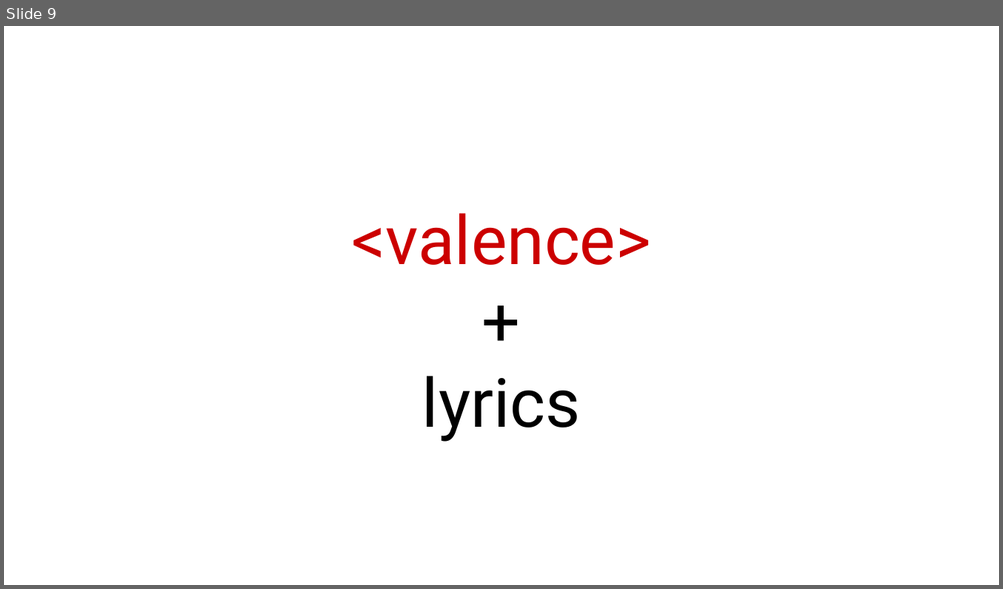
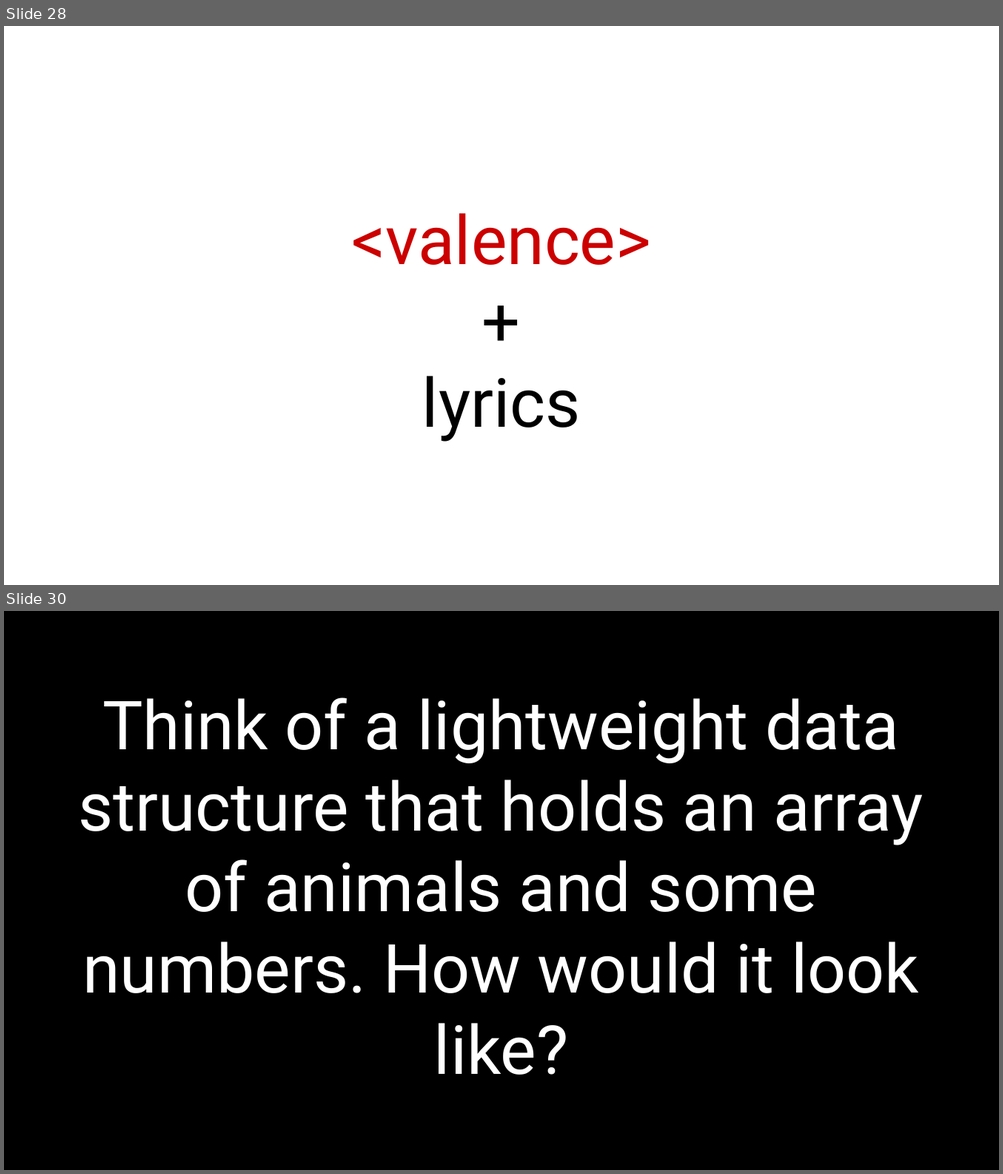
Before and after one commit to KarelZe/SSOS, a slide deck: docs/EnglishSSOS.odp. Shown one above the other, each under a label of ours: slide 9 before the commit, slides 28 and 30 after it; the slides between them are not shown. The pictures are 1003x589 and 1003x1174 pixels, drawn with LibreOffice and Linux fonts; fonts in the diff are those of the drawing. Boxes give left, top, right and bottom in pixels: in the first picture for what was removed or moved away, otherwise in the second. Text is boxed around its words. In the diff, an @@ line names an element or a change of style, - is before the commit and + after.

```diff
--- a/docs/EnglishSSOS.odp
+++ b/docs/EnglishSSOS.odp
@@ slide 30 added at box(4, 611, 999, 1170), background #000000 @@
@@ text added at box(79, 698, 923, 1075), 54 pt, text #FFFFFF @@
+Think of a lightweight data structure that holds an array of animals and some numbers. How would it look like?
@@ what was slide 9 is now slide 28 @@
```
Also in this commit, not shown: 1 slide changed, 15 other slides added, 6 slides removed, 1 other file.
